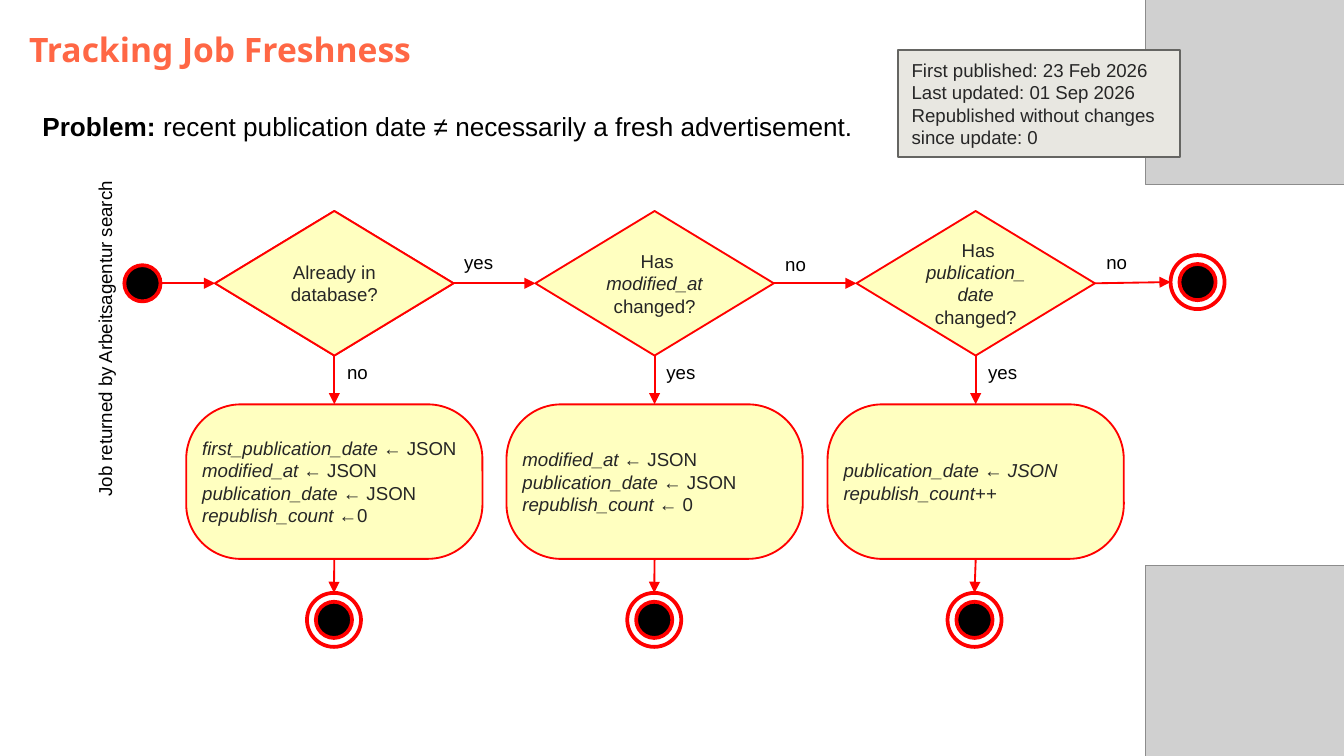
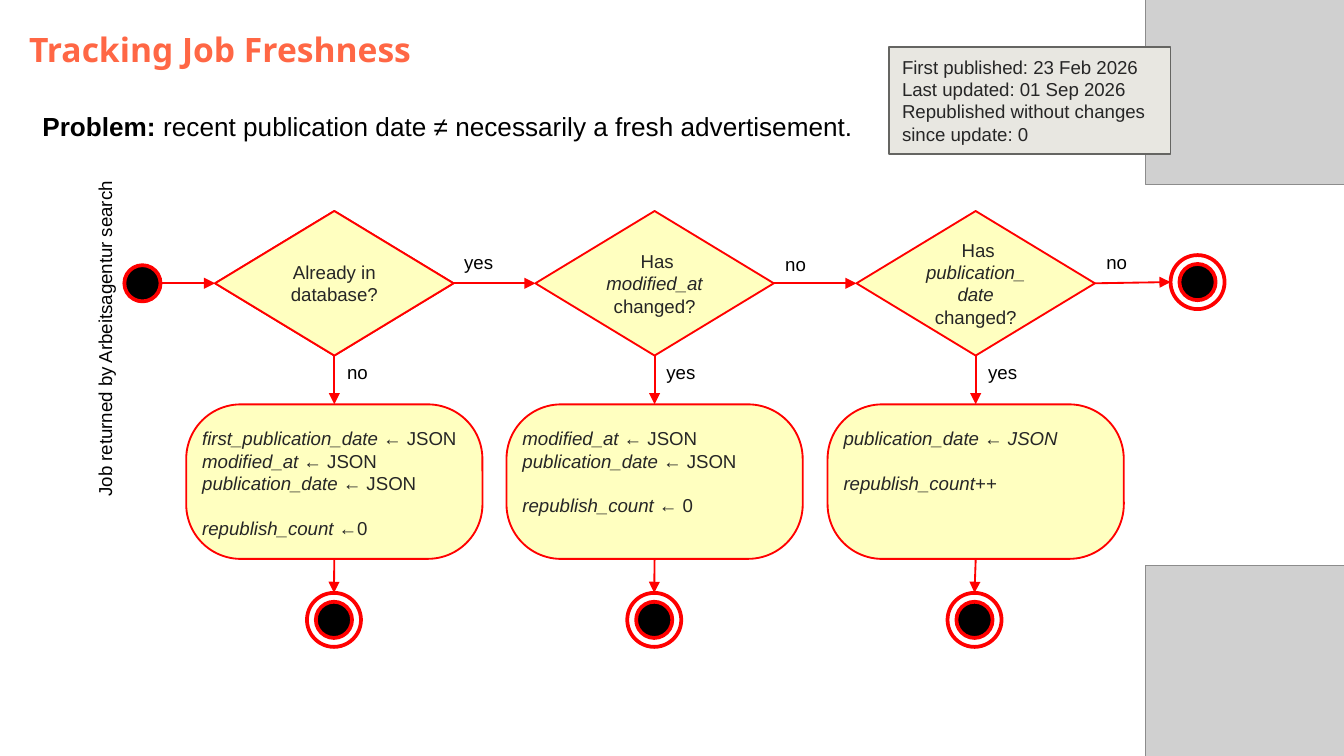
Before and after one commit to DataScientest-Studio/jun26bde-job-market, a slide deck: slide 7 of docs/defence/Defence.pptx. Drawn at 1344x756 pixels with LibreOffice and Linux fonts; fonts in the diff are those of the drawing; grey boxes stand for pictures; background and template pictures are left out. Boxes give left, top, right and bottom in pixels: in the first picture for what was removed or moved away, otherwise in the second. Text is boxed around its words. In the diff, an @@ line names an element or a change of style, - is before the commit and + after.

```diff
--- a/docs/defence/Defence.pptx
+++ b/docs/defence/Defence.pptx
@@ rectangle "First published: 23 Feb 2026": place and size @@
-rectangle "First published: 23 Feb 2026" at [899,50,1181,157]
+rectangle "First published: 23 Feb 2026" at [888,47,1171,155]
@@ vertical alignment middle to top in 3 elements at [187,405,482,559], [507,405,802,559], [828,405,1124,559] @@
```
Also in this commit, not shown: 1 other slide changed, 2 slides added.
